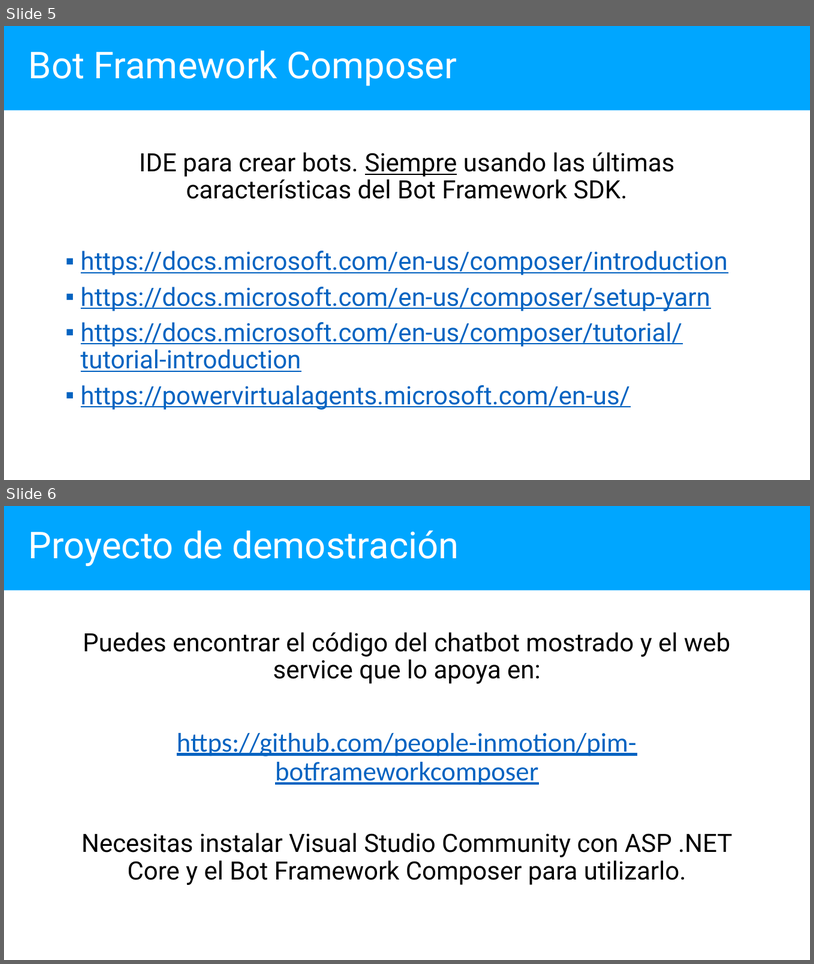
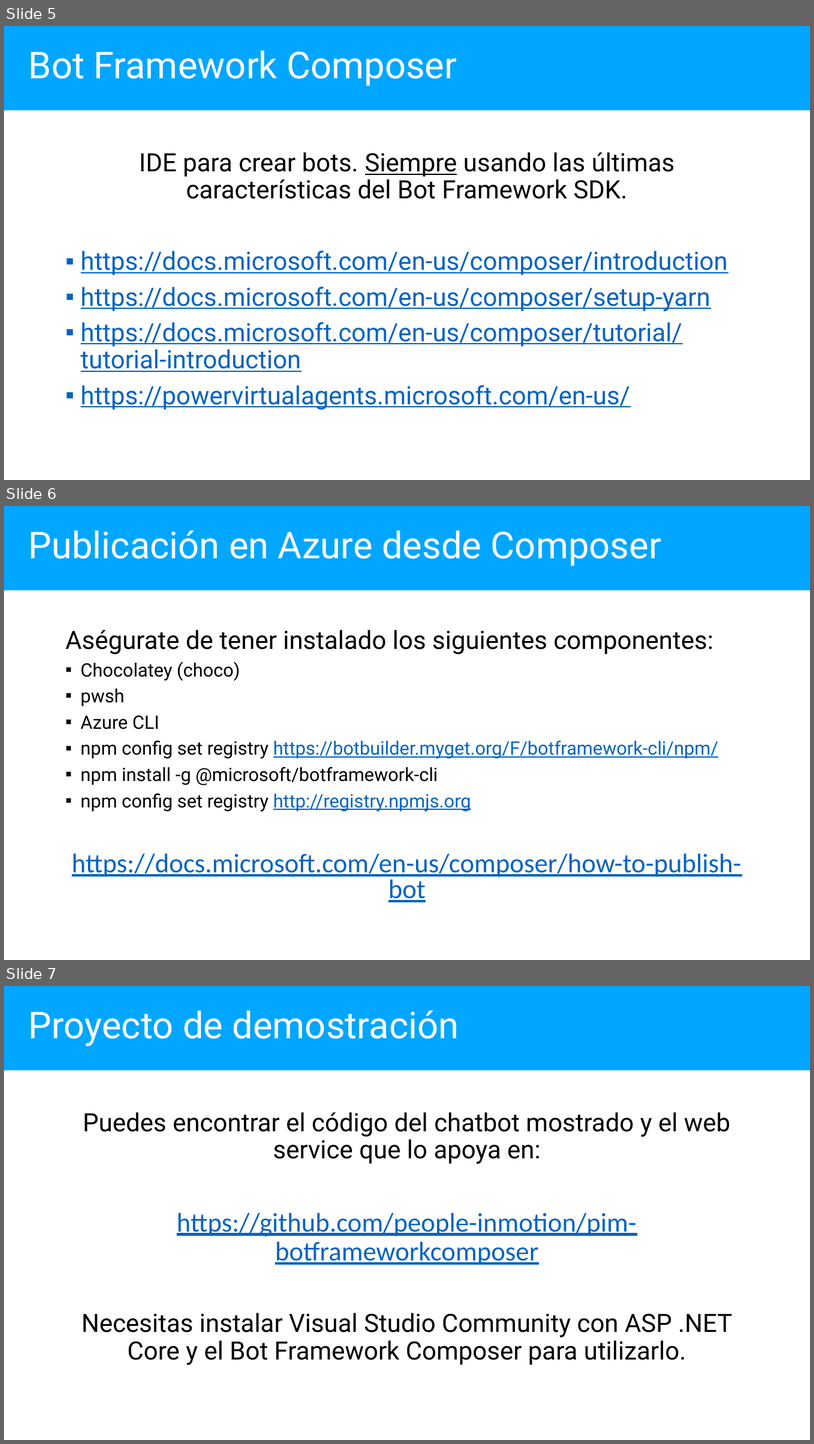
Before and after one commit to people-inmotion/pim-botframeworkcomposer, a slide deck: BotFrameworkComposer.pptx. Shown one above the other, each under a label of ours: slides 5 and 6 before the commit, slides 5, 6 and 7 after it. The pictures are 814x964 and 814x1444 pixels, drawn with LibreOffice and Linux fonts; fonts in the diff are those of the drawing. Boxes give left, top, right and bottom in pixels: in the first picture for what was removed or moved away, otherwise in the second. Text is boxed around its words. In the diff, an @@ line names an element or a change of style, - is before the commit and + after.

```diff
--- a/BotFrameworkComposer.pptx
+++ b/BotFrameworkComposer.pptx
@@ slide 6 added at (x1=4, y1=506, x2=810, y2=960), background #FFFFFF @@
@@ rectangle added at (x1=4, y1=506, x2=810, y2=590), fill #00A6FF, 44 pt, text #FFFFFF @@
+Publicación en Azure desde Composer
@@ text added at (x1=65, y1=630, x2=741, y2=902), 22 pt, text #000000 @@
+Aségurate de tener instalado los siguientes componentes:
+▪ Chocolatey (choco)
+▪ pwsh
+▪ Azure CLI
+▪ npm config set registry https://botbuilder.myget.org/F/botframework-cli/npm/
+▪ npm install -g @microsoft/botframework-cli
+▪ npm config set registry http://registry.npmjs.org
+https://docs.microsoft.com/en-us/composer/how-to-publish-bot
@@ what was slide 6 is now slide 7 @@
```
Also in this commit, not shown: 1 slide changed.
